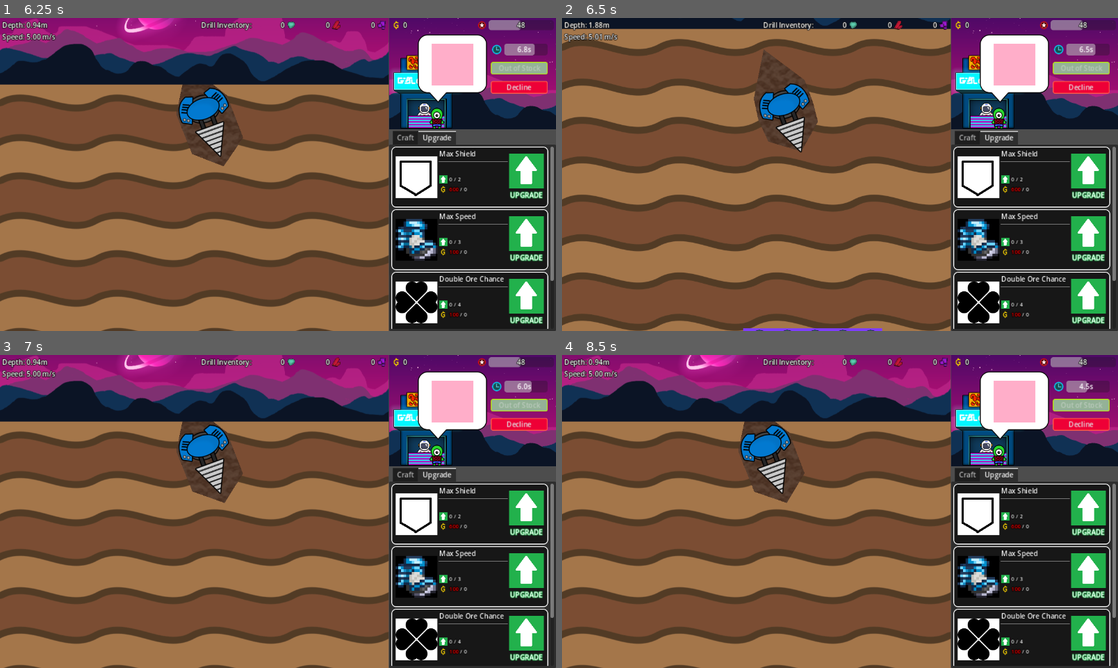
Above: before the commit, frames 1-4 (two rows, left to right).
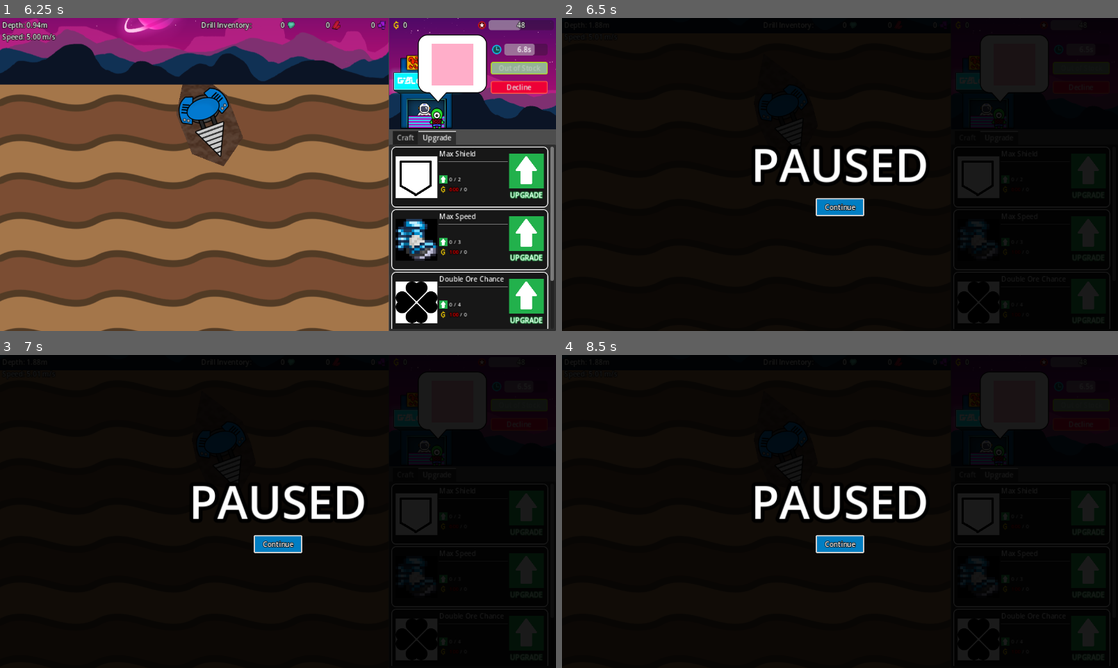
Above: after the commit, the same moments.

Repository: aNotSoCleverName/mechanicore
Game: Godot game, scene res://Main.tscn
Same seed, same stepped clock (60 frames per second), same inputs: the game is played once before the commit and once after it.
Inputs (mouse positions are in pixels of both pictures, inside the frame that each line leads up to):
- Up to frame 1 (6.25 s): click (278, 205) at 0.5 s, where only the run after the commit has a clickable "Continue"; click (278, 205) at 1.25 s, where only the run after the commit has a clickable "Continue"; click "Decline" at 2 s; tap Enter (ui_accept) at 2.75, 3.02, 3.77, 5, 5.27, 6.02 s; hold Right (ui_right) 2.78-3.53 s; tap R every 0.75 s from 2.85 to 5.85 s; hold Down (ui_down) 3.53-4.28 s; hold Right (ui_right) 4.28-5.03 s; hold Up (ui_up) 5.03-5.78 s; hold Left (ui_left) from 5.78 s (still down)
- Up to frame 2 (6.5 s): keep holding Left (ui_left); tap Escape at 6.4 s
- Up to frame 3 (7 s): keep holding Left (ui_left); tap R at 6.6 s; tap Enter (ui_accept) at 6.77 s
- Up to frame 4 (8.5 s): release Left (ui_left) at 7.28 s; hold Down (ui_down) 7.28-8.03 s; tap R at 7.35, 8.1 s; tap Enter (ui_accept) at 8, 8.27 s; hold Right (ui_right) from 8.03 s (still down)

Frame 1 is identical in both runs. In frame 2, 90% of the frame differs, in the area x 0-100%, y 0-100%; in frame 3, 90%; in frame 4, 90%.

Commit message:
Added pause system

Diff:
--- /dev/null
+++ b/Button Style - Blue.tres
@@ -0,0 +1,12 @@
+[gd_resource type="StyleBoxFlat" format=3 uid="uid://kom6gkjk8s2e"]
+
+[resource]
+bg_color = Color(0, 0.495304, 0.765625, 1)
+border_width_left = 3
+border_width_top = 3
+border_width_right = 3
+border_width_bottom = 3
+corner_radius_top_left = 3
+corner_radius_top_right = 3
+corner_radius_bottom_right = 3
+corner_radius_bottom_left = 3
--- a/Game Over.tscn
+++ b/Game Over.tscn
@@ -2,21 +2,11 @@
 
 [ext_resource type="Script" path="res://Game Over.gd" id="1_tm8js"]
 [ext_resource type="LabelSettings" uid="uid://ij0ls7r7u6aq" path="res://Label Style - Outline Size16.tres" id="2_1kh76"]
+[ext_resource type="StyleBox" uid="uid://kom6gkjk8s2e" path="res://Button Style - Blue.tres" id="2_rples"]
 
 [sub_resource type="LabelSettings" id="LabelSettings_8hnsg"]
 font_size = 136
 font_color = Color(1, 0, 0.147364, 1)
-
-[sub_resource type="StyleBoxFlat" id="StyleBoxFlat_ktxum"]
-bg_color = Color(0, 0.495304, 0.765625, 1)
-border_width_left = 3
-border_width_top = 3
-border_width_right = 3
-border_width_bottom = 3
-corner_radius_top_left = 3
-corner_radius_top_right = 3
-corner_radius_bottom_right = 3
-corner_radius_bottom_left = 3
 
 [node name="GameOver" type="PanelContainer"]
 anchors_preset = 15
@@ -46,7 +36,7 @@
 size_flags_horizontal = 4
 focus_mode = 0
 mouse_default_cursor_shape = 2
-theme_override_styles/normal = SubResource("StyleBoxFlat_ktxum")
+theme_override_styles/normal = ExtResource("2_rples")
 
 [node name="Label" type="Label" parent="VBoxContainer/Play Again Button"]
 layout_mode = 1
--- a/Main.tscn
+++ b/Main.tscn
@@ -1,7 +1,18 @@
-[gd_scene load_steps=3 format=3 uid="uid://kf4x8f2aj1c7"]
+[gd_scene load_steps=8 format=3 uid="uid://kf4x8f2aj1c7"]
 
 [ext_resource type="Script" path="res://Main.gd" id="1_r3yx1"]
 [ext_resource type="PackedScene" uid="uid://dij236dtc6ebs" path="res://Game.tscn" id="2_dtcds"]
+[ext_resource type="Script" path="res://Pause Screen.gd" id="2_emyiw"]
+[ext_resource type="StyleBox" uid="uid://kom6gkjk8s2e" path="res://Button Style - Blue.tres" id="3_l7pgt"]
+[ext_resource type="LabelSettings" uid="uid://ij0ls7r7u6aq" path="res://Label Style - Outline Size16.tres" id="3_s1mpv"]
+
+[sub_resource type="StyleBoxFlat" id="StyleBoxFlat_a8tan"]
+bg_color = Color(0, 0, 0, 0.898039)
+
+[sub_resource type="LabelSettings" id="LabelSettings_jwsxi"]
+font_size = 106
+outline_size = 35
+outline_color = Color(0, 0, 0, 1)
 
 [node name="Main" type="Control"]
 layout_mode = 3
@@ -12,6 +23,49 @@
 grow_vertical = 2
 script = ExtResource("1_r3yx1")
 
+[node name="Pause Screen" type="PanelContainer" parent="."]
+process_mode = 3
+layout_mode = 0
+offset_right = 1280.0
+offset_bottom = 720.0
+theme_override_styles/panel = SubResource("StyleBoxFlat_a8tan")
+script = ExtResource("2_emyiw")
+
+[node name="VBoxContainer" type="VBoxContainer" parent="Pause Screen"]
+custom_minimum_size = Vector2(1280, 0)
+layout_mode = 2
+alignment = 1
+
+[node name="Label" type="Label" parent="Pause Screen/VBoxContainer"]
+layout_mode = 2
+text = "PAUSED"
+label_settings = SubResource("LabelSettings_jwsxi")
+horizontal_alignment = 1
+
+[node name="Continue Button" type="Button" parent="Pause Screen/VBoxContainer"]
+custom_minimum_size = Vector2(112, 42)
+layout_mode = 2
+size_flags_horizontal = 4
+focus_mode = 0
+mouse_default_cursor_shape = 2
+theme_override_styles/normal = ExtResource("3_l7pgt")
+
+[node name="Label" type="Label" parent="Pause Screen/VBoxContainer/Continue Button"]
+layout_mode = 1
+anchors_preset = 8
+anchor_left = 0.5
+anchor_top = 0.5
+anchor_right = 0.5
+anchor_bottom = 0.5
+offset_left = -35.5
+offset_top = -11.5
+offset_right = 35.5
+offset_bottom = 11.5
+grow_horizontal = 2
+grow_vertical = 2
+text = "Continue"
+label_settings = ExtResource("3_s1mpv")
+
 [node name="Game" parent="." instance=ExtResource("2_dtcds")]
 layout_mode = 0
 anchors_preset = 0
@@ -21,3 +75,4 @@
 grow_vertical = 1
 
 [connection signal="tree_entered" from="." to="." method="_on_tree_entered"]
+[connection signal="pressed" from="Pause Screen/VBoxContainer/Continue Button" to="Pause Screen" method="_on_continue_button_pressed"]
--- /dev/null
+++ b/Pause Screen.gd
@@ -0,0 +1,31 @@
+extends PanelContainer
+
+var _isPaused: bool = false;
+
+func _TogglePause():
+	var main: Control = self.get_parent();
+
+	self._isPaused = !self._isPaused;
+	main.move_child(
+		self,
+		main.get_child_count() - 1 if self._isPaused else 0
+	);
+
+	self.get_tree().paused = self._isPaused;
+
+func _input(event: InputEvent):
+	if !(event is InputEventKey):
+		return;
+
+	if (event.is_pressed()):
+		return;
+
+	var key: Key = (event as InputEventKey).keycode;
+
+	if (key != KEY_ESCAPE):
+		return;
+
+	self._TogglePause();
+
+func _on_continue_button_pressed():
+	self._TogglePause();
